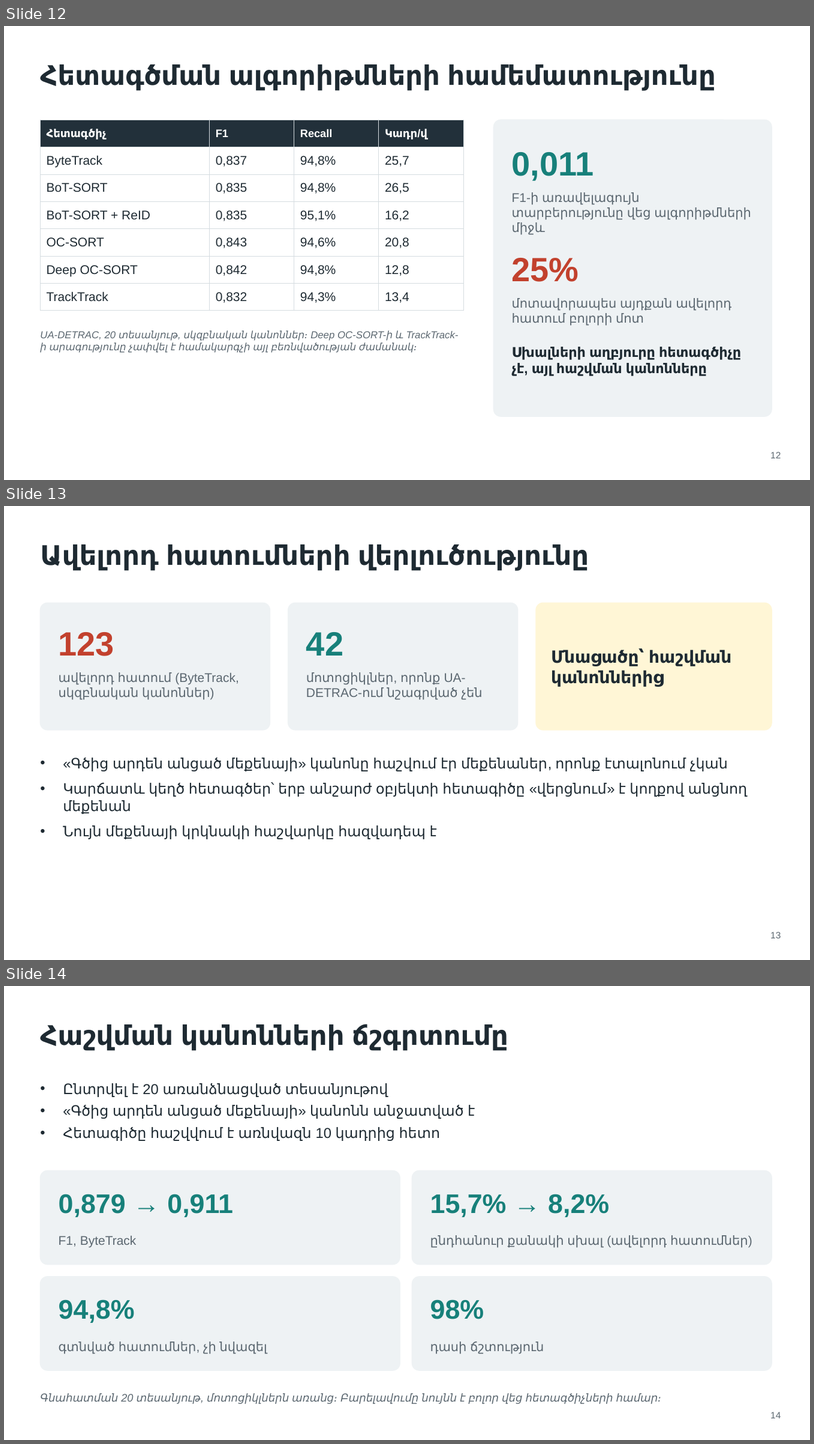
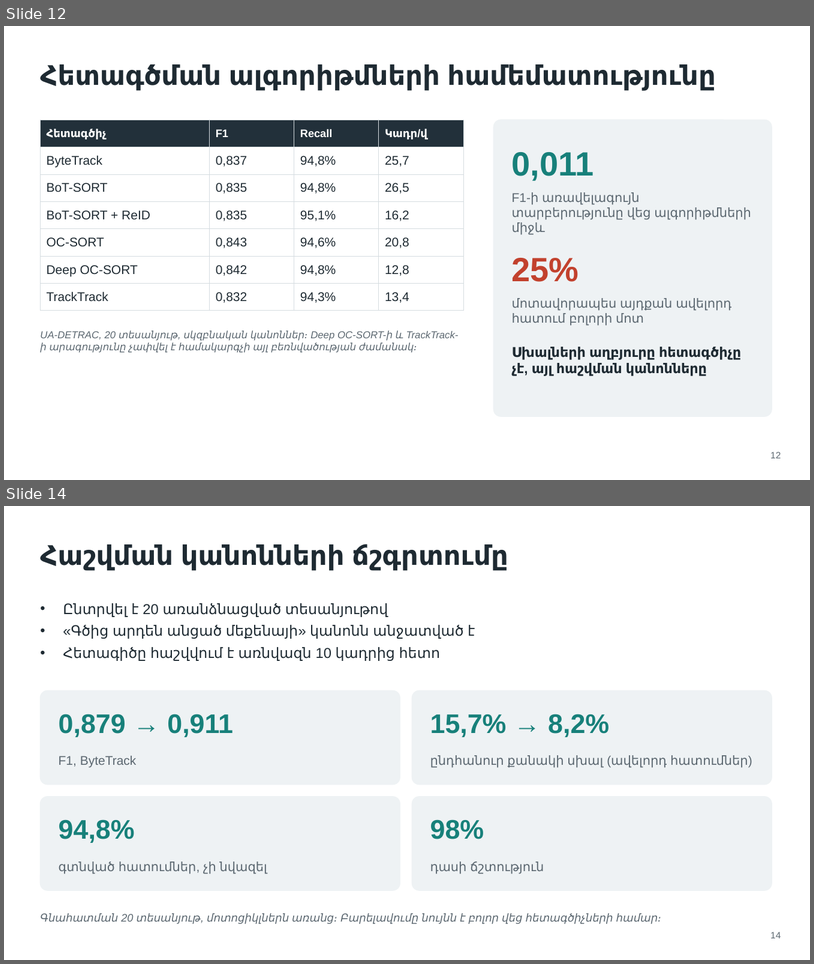
Before and after one commit to marrr862/traffic-cnn, a slide deck: thesis/presentation/DEFENSE.pptx. Shown one above the other, each under a label of ours: slides 12, 13 and 14 before the commit, slides 12 and 14 after it; the slides between them are not shown. The pictures are 814x1444 and 814x964 pixels, drawn with LibreOffice and Linux fonts; fonts in the diff are those of the drawing. Boxes give left, top, right and bottom in pixels: in the first picture for what was removed or moved away, otherwise in the second. Text is boxed around its words. In the diff, an @@ line names an element or a change of style, - is before the commit and + after.

```diff
--- a/thesis/presentation/DEFENSE.pptx
+++ b/thesis/presentation/DEFENSE.pptx
@@ slide 13 removed at (x1=4, y1=506, x2=810, y2=960), background #FFFFFF @@
@@ title removed at (x1=40, y1=544, x2=589, y2=571) @@
-Ավելորդ հատումների վերլուծությունը
@@ rounded rectangle removed at (x1=40, y1=603, x2=270, y2=730) @@
@@ rounded rectangle removed at (x1=288, y1=603, x2=518, y2=730) @@
@@ rounded rectangle removed at (x1=536, y1=603, x2=772, y2=730) @@
@@ text removed at (x1=59, y1=632, x2=114, y2=656) @@
-123
@@ text removed at (x1=306, y1=632, x2=344, y2=655) @@
-42
@@ text removed at (x1=551, y1=649, x2=732, y2=687) @@
-Մնացածը՝ հաշվման կանոններից
@@ text removed at (x1=59, y1=672, x2=239, y2=700) @@
-ավելորդ հատում (ByteTrack, սկզբնական կանոններ)
@@ text removed at (x1=306, y1=672, x2=483, y2=700) @@
-մոտոցիկլներ, որոնք UA-DETRAC-ում նշագրված չեն
@@ text removed at (x1=63, y1=757, x2=748, y2=839) @@
-• «Գծից արդեն անցած մեքենայի» կանոնը հաշվում էր մեքենաներ, որոնք էտալոնում չկան
-• Կարճատև կեղծ հետագծեր՝ երբ անշարժ օբյեկտի հետագիծը «վերցնում» է կողքով անցնող մեքենան
-• Նույն մեքենայի կրկնակի հաշվարկը հազվադեպ է
@@ page number removed at (x1=771, y1=931, x2=781, y2=938) @@
-13
```
Also in this commit, not shown: 1 slide added, 15 other files.
